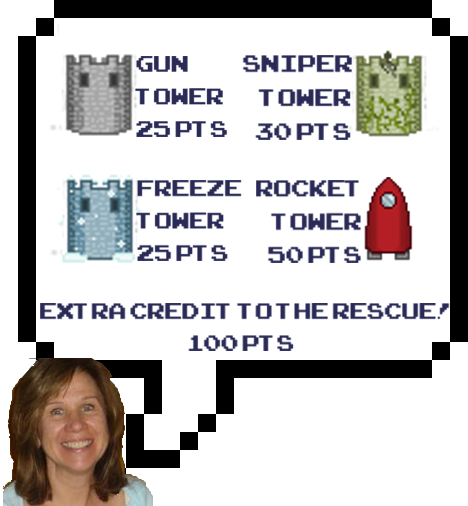
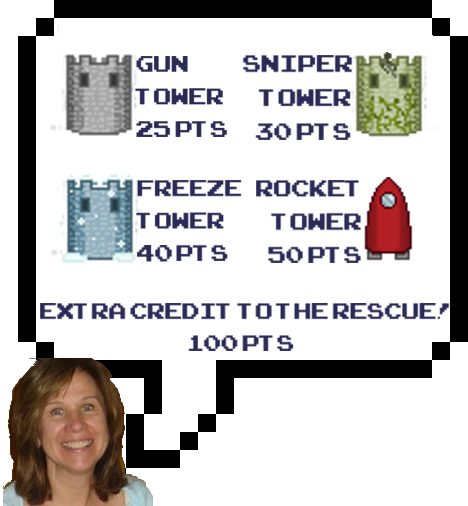
Layer changes from the first 468×506 image to the second:
added layer "Visible #5" above "Visible #4" over [22, 35, 433, 412]
hid "Visible #2" over [22, 35, 433, 412]
hid "Visible #3", painted on it over [22, 35, 433, 412]
showed "pixel-speech-bubble-favicon.png" over [22, 35, 433, 412]
